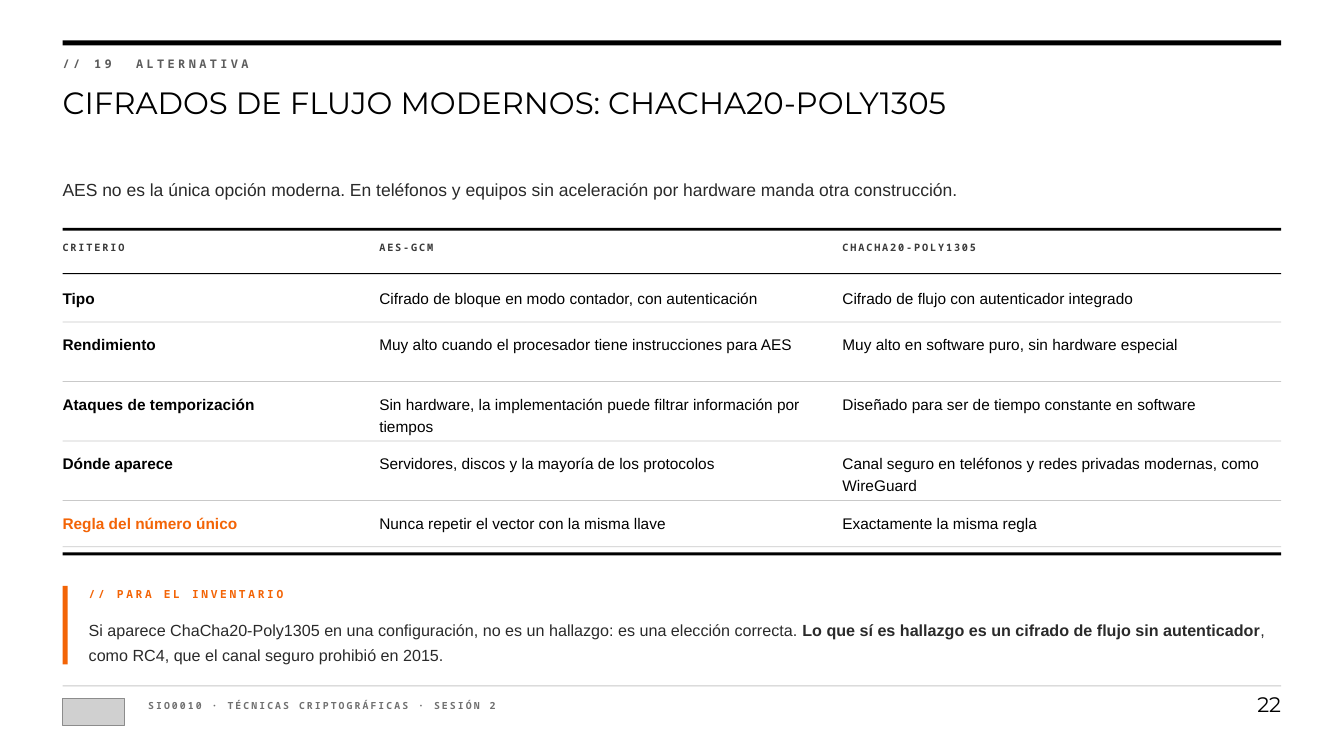
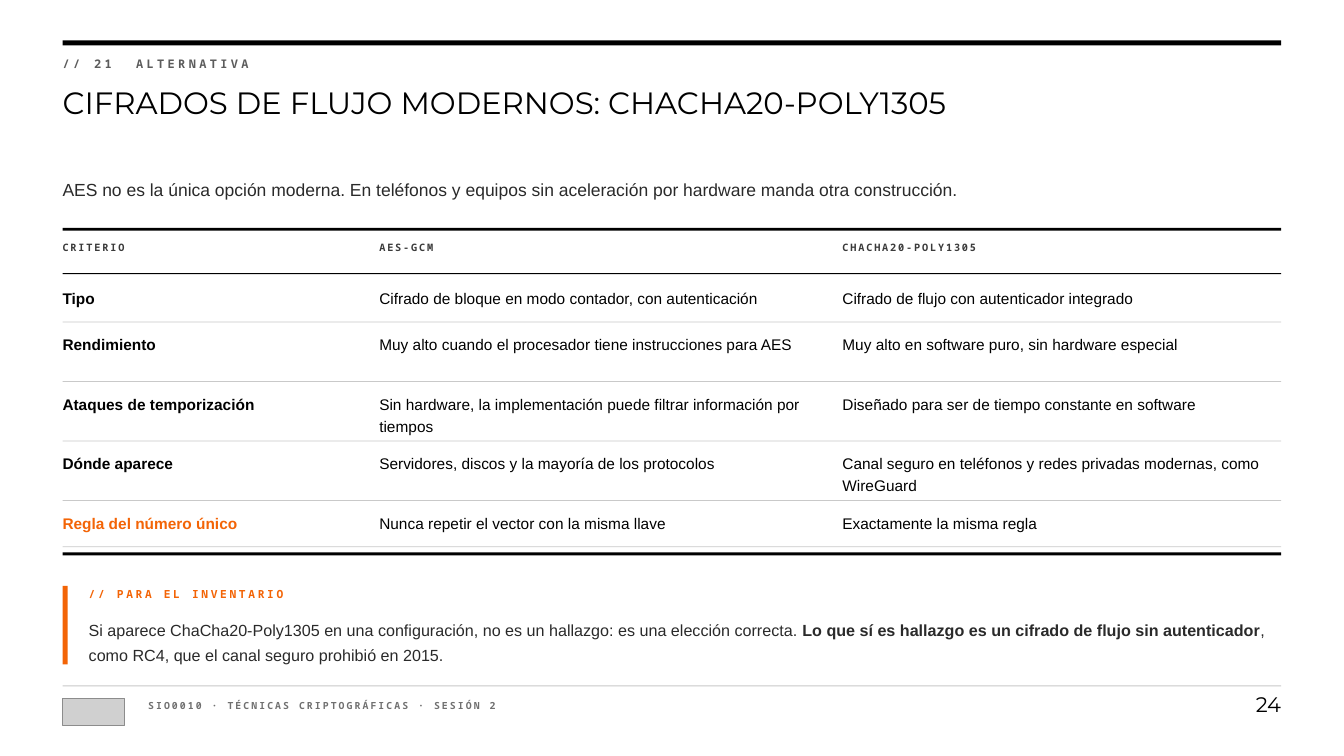
Before and after one commit to andresdapena81/sio0010-tecnicas-criptograficas, a slide deck: slide 24 of presentaciones/SIO0010-S2-Cifrado-simetrico.pptx (slide 22 before the commit). Drawn at 1344x756 pixels with LibreOffice and Linux fonts; fonts in the diff are those of the drawing; grey boxes stand for pictures. Boxes give left, top, right and bottom in pixels: in the first picture for what was removed or moved away, otherwise in the second. Text is boxed around its words. In the diff, an @@ line names an element or a change of style, - is before the commit and + after.

```diff
--- a/presentaciones/SIO0010-S2-Cifrado-simetrico.pptx
+++ b/presentaciones/SIO0010-S2-Cifrado-simetrico.pptx
@@ text at (94, 59, 248, 68): text changed @@
-// 19 ALTERNATIVA
+// 21 ALTERNATIVA
@@ text at (1256, 697, 1281, 712): text changed @@
-22
+24
```
Also in this commit, not shown: 51 other slides changed, 3 slides added, 1 slide removed, 2 other files.
